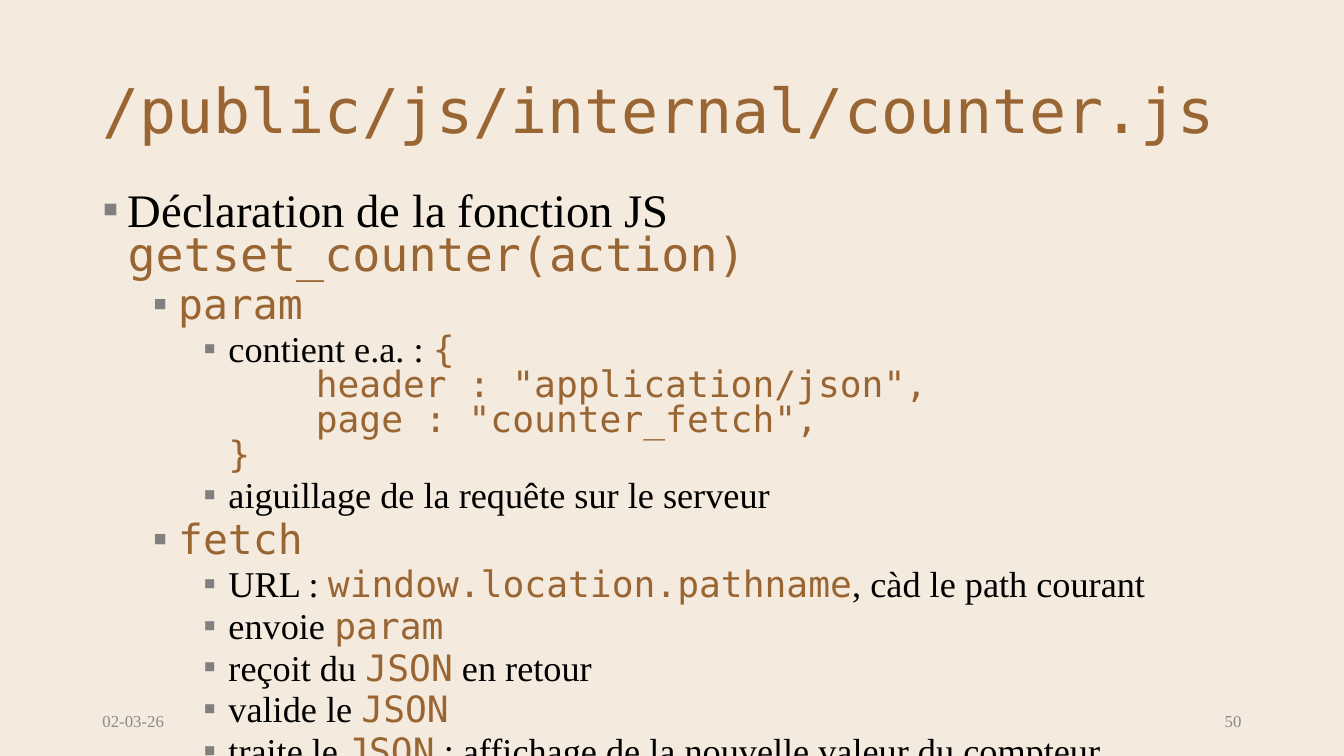
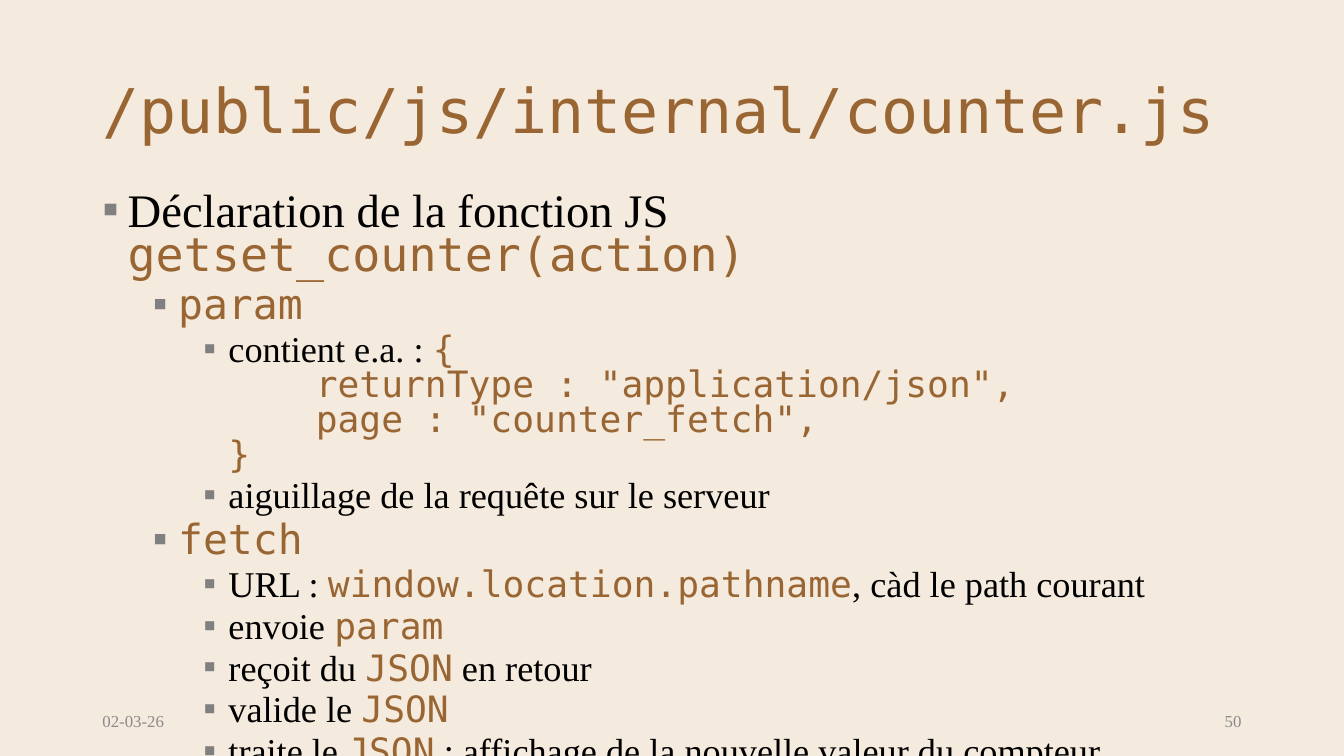
Before and after one commit to AlainWafflard/4IPW3, a slide deck: slide 50 of syllabus/27_requête_asynchrone/syllabus_27_async.pptx. Drawn at 1344x756 pixels with LibreOffice and Linux fonts; fonts in the diff are those of the drawing; background and template pictures are left out. Boxes give left, top, right and bottom in pixels: in the first picture for what was removed or moved away, otherwise in the second. Text is boxed around its words. In the diff, an @@ line names an element or a change of style, - is before the commit and + after.

```diff
--- a/syllabus/27_requête_asynchrone/syllabus_27_async.pptx
+++ b/syllabus/27_requête_asynchrone/syllabus_27_async.pptx
@@ text at [228, 338, 1015, 440]: text changed @@
-    ▪ contient e.a. : {
-      header : "application/json",
-      page : "counter_fetch",
-      }
+    ▪ contient e.a. : {
+      returnType : "application/json",
+      page : "counter_fetch",
+      }
```
Also in this commit, not shown: 1 other slide changed, 35 other files.
